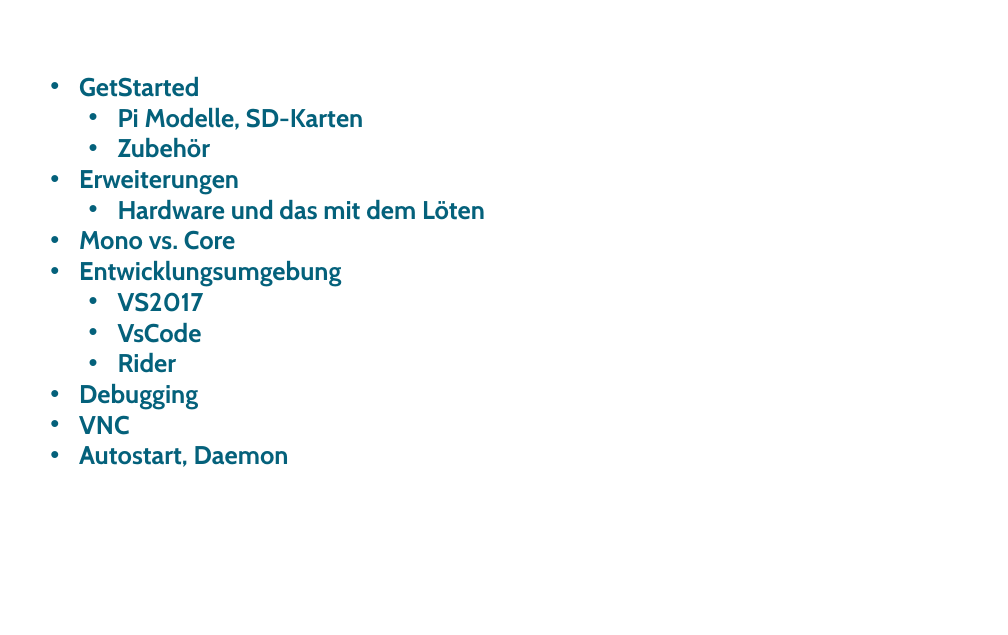
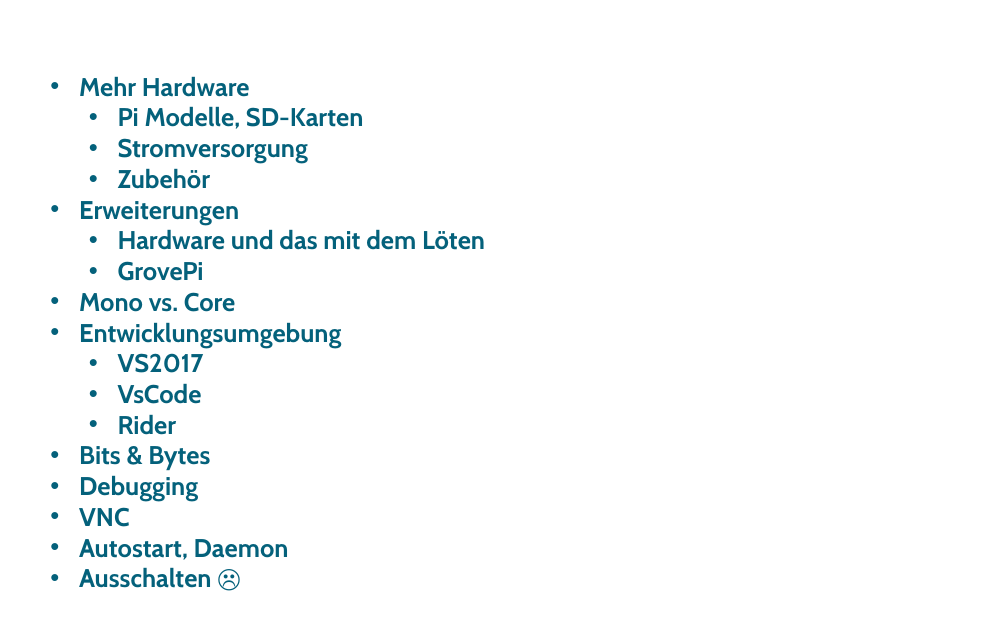
Before and after one commit to FrankPfattheicher/RaspiDotnet, a slide deck: slide 11 of Slides/RaspiDotnet.pptx (slide 3 before the commit). Drawn at 1008x635 pixels with LibreOffice and Linux fonts; fonts in the diff are those of the drawing; background and template pictures are left out. Boxes give left, top, right and bottom in pixels: in the first picture for what was removed or moved away, otherwise in the second. Text is boxed around its words. In the diff, an @@ line names an element or a change of style, - is before the commit and + after.

```diff
--- a/Slides/RaspiDotnet.pptx
+++ b/Slides/RaspiDotnet.pptx
@@ text at (79,76,485,560): paragraph added @@
+• Ausschalten ☹
@@ text at (79,76,250,97): text changed @@
-• GetStarted
+• Mehr Hardware
@@ text at (79,106,485,560): indent changed @@
@@ text at (118,138,308,163): paragraph added @@
+  • Stromversorgung
@@ text at (118,261,204,281): paragraph added @@
+  • GrovePi
@@ text at (79,446,210,470): paragraph added @@
+• Bits & Bytes
```
Also in this commit, not shown: 1 other slide changed, 11 slides added, 6 other files.
